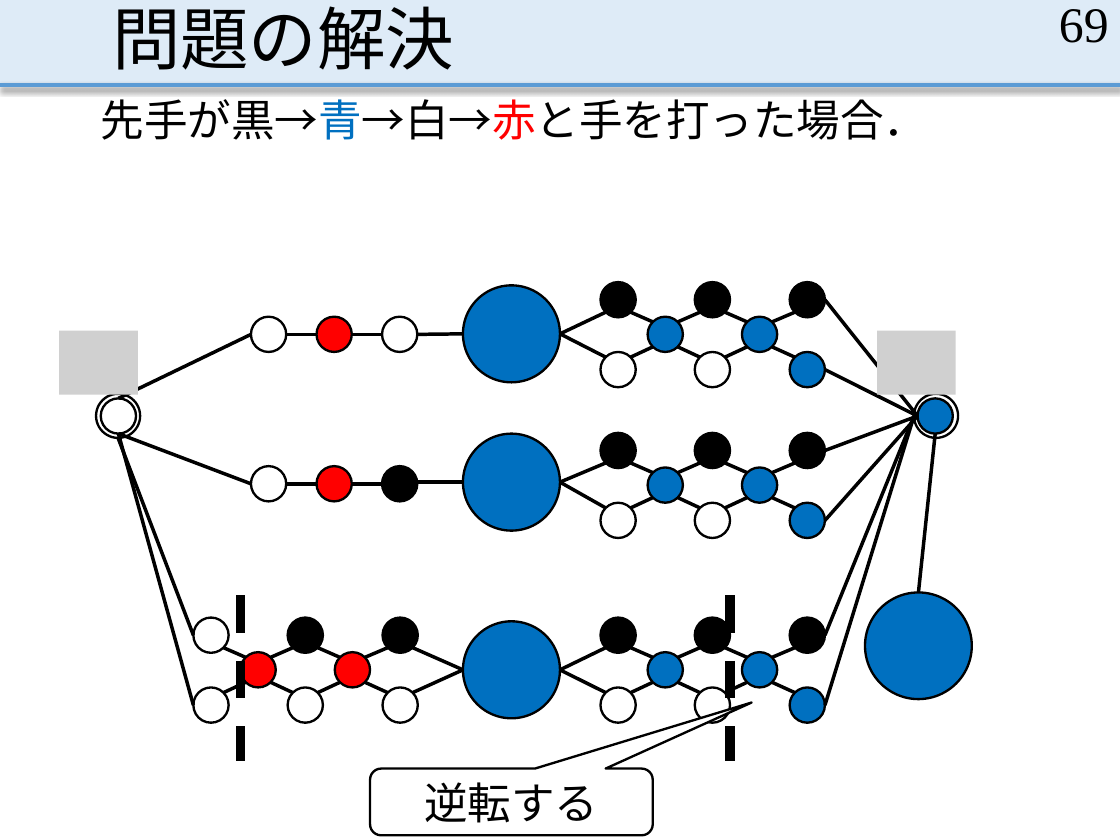
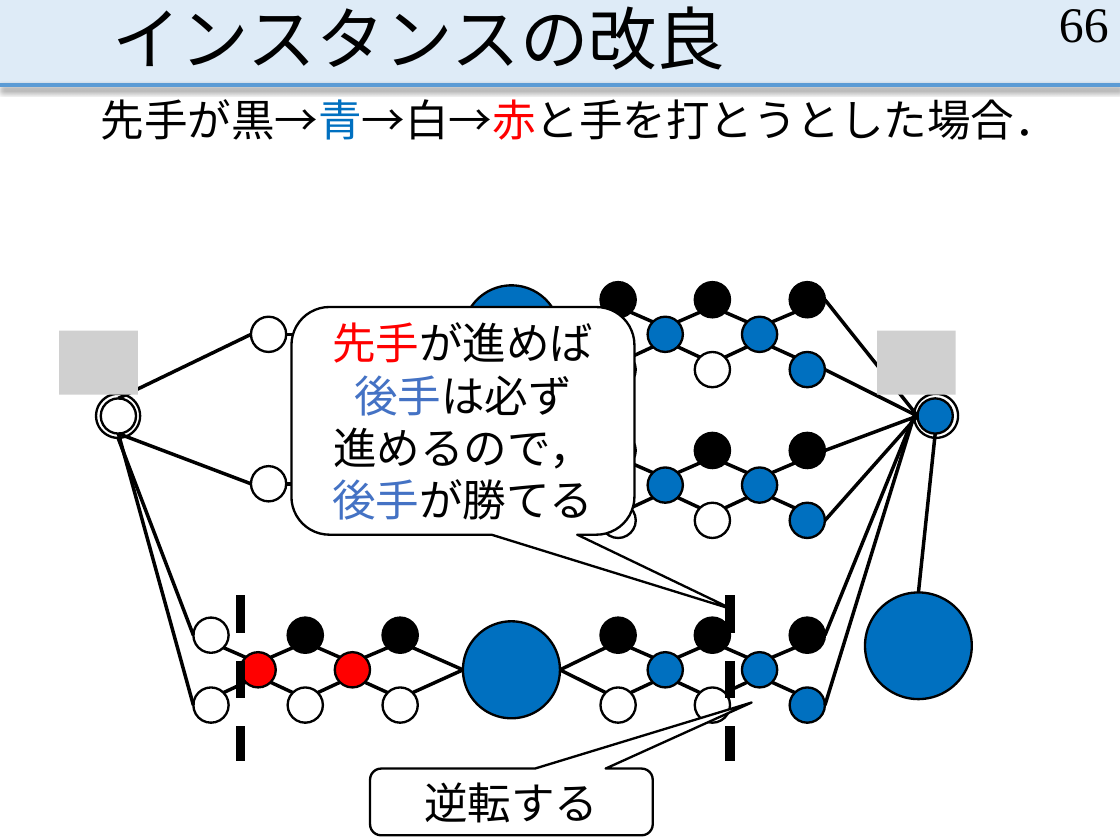
Before and after one commit to MasayaOda/SR, a slide deck: slide 66 of 191120oda.pptx (slide 69 before the commit). Drawn at 1120x840 pixels with LibreOffice and Linux fonts; fonts in the diff are those of the drawing; grey boxes stand for pictures. Boxes give left, top, right and bottom in pixels: in the first picture for what was removed or moved away, otherwise in the second. Text is boxed around its words. In the diff, an @@ line names an element or a change of style, - is before the commit and + after.

```diff
--- a/191120oda.pptx
+++ b/191120oda.pptx
@@ title at (112, 6, 725, 70): text changed @@
-問題の解決
+インスタンスの改良
@@ page number at (1059, 9, 1109, 43): text changed @@
-69
+66
@@ text at (101, 92, 1058, 140): text changed @@
-先手が黒→青→白→赤と手を打った場合．
+先手が黒→青→白→赤と手を打とうとした場合．
@@ rounded speech box added at (291, 307, 634, 534), fill #FFFFFF, outline #000000 1.5 pt, 28 pt, text #000000 @@
+先手が進めば後手は必ず
+進めるので，
+後手が勝てる
```
Also in this commit, not shown: 57 other slides changed, 6 slides added, 3 slides removed, 2 other files.
